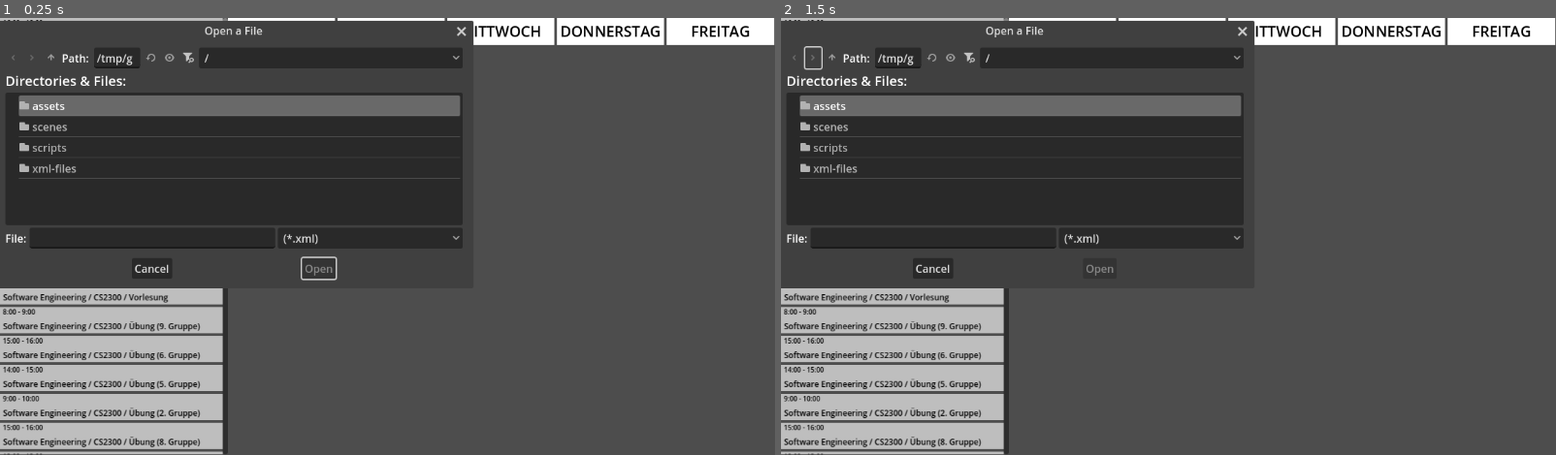
Above: before the commit, frames 1-2 (left to right).
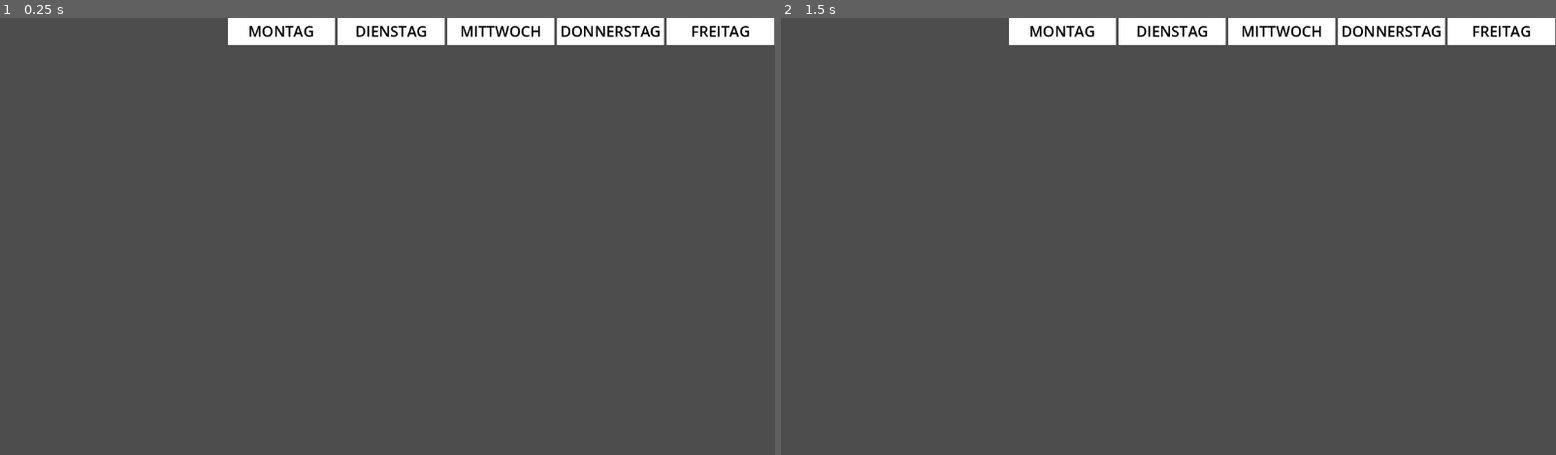
Above: after the commit, the same moments.

Repository: FlorianKloeckner/uzl-better-planner
Game: Godot game, scene res://scenes/node_2d.tscn
The game is run twice, just before and just after one commit, with the same random seed, the same clock (stepped at 60 frames per second) and the same inputs.
Inputs (mouse positions are in pixels of both pictures, inside the frame that each line leads up to):
- Up to frame 1 (0.25 s): no input
- Up to frame 2 (1.5 s): click (812, 57) at 0.52 s; click (812, 57) at 1.27 s

The runs differ from the first frame. In frame 1, 34% of the frame differs, in the area x 0-62%, y 0-100%; in frame 2, 34%.

Commit message:
reorganize Script

Diff:
--- a/scenes/node_2d.tscn
+++ b/scenes/node_2d.tscn
@@ -157,7 +157,6 @@
 [node name="FileDialog" type="FileDialog" parent="."]
 title = "Open a File"
 position = Vector2i(0, 36)
-visible = true
 ok_button_text = "Open"
 file_mode = 0
 access = 2
--- a/scripts/node_2d.gd
+++ b/scripts/node_2d.gd
@@ -3,7 +3,7 @@
 const SPACE_NODE = preload("res://scenes/space_node.tscn")
 const CLASS_WIDGET = preload("res://scenes/ClassWidget.tscn")
 
-var current_file_path = "xml-files/data.xml"
+var current_file_path #= "xml-files/data.xml"
 
 var parser = XMLParser.new()
 var start_time: String
@@ -11,6 +11,28 @@
 var end_time: String
 
 var time_scaler:float = (650.0-40.0)/600.0
+
+func _ready():
+	if current_file_path != "" and current_file_path != null:
+		print(current_file_path)
+		rebuild()
+# Called when the node enters the scene tree for the first time.
+func rebuild() -> void:
+	for n in $ScrollContainer/Lecture_list.get_children():
+		$ScrollContainer/Lecture_list.remove_child(n)
+		n.queue_free()
+
+	var lecture_list = parse_xml(current_file_path)
+	print(str(lecture_list) + "lecture_list")
+	for l in lecture_list:
+		var instance:Variant = CLASS_WIDGET.instantiate()
+		instance.set_label(l[0])
+
+		instance.set_times(_convert_time(l[1]), _convert_time(l[2]))
+		print("contents of l[3]: " + str(l[3]))
+		instance.day = int(l[3][0]) - 1
+		$ScrollContainer/Lecture_list.add_child(instance)
+	set_board()
 
 func set_board():
 	clear_board()
@@ -119,24 +141,6 @@
 	return l
 
 
-# Called when the node enters the scene tree for the first time.
-func _ready() -> void:
-	for n in $ScrollContainer/Lecture_list.get_children():
-		$ScrollContainer/Lecture_list.remove_child(n)
-		n.queue_free()
-
-	print("called")
-	var lecture_list = parse_xml(current_file_path)
-	print(str(lecture_list) + "lecture_list")
-	for l in lecture_list:
-		var instance:Variant = CLASS_WIDGET.instantiate()
-		instance.set_label(l[0])
-
-		instance.set_times(_convert_time(l[1]), _convert_time(l[2]))
-		print("contents of l[3]: " + str(l[3]))
-		instance.day = int(l[3][0]) - 1
-		$ScrollContainer/Lecture_list.add_child(instance)
-	set_board()
 
 func _convert_time(time: String):
 	var result:int = int(time.split(":")[0])*60
